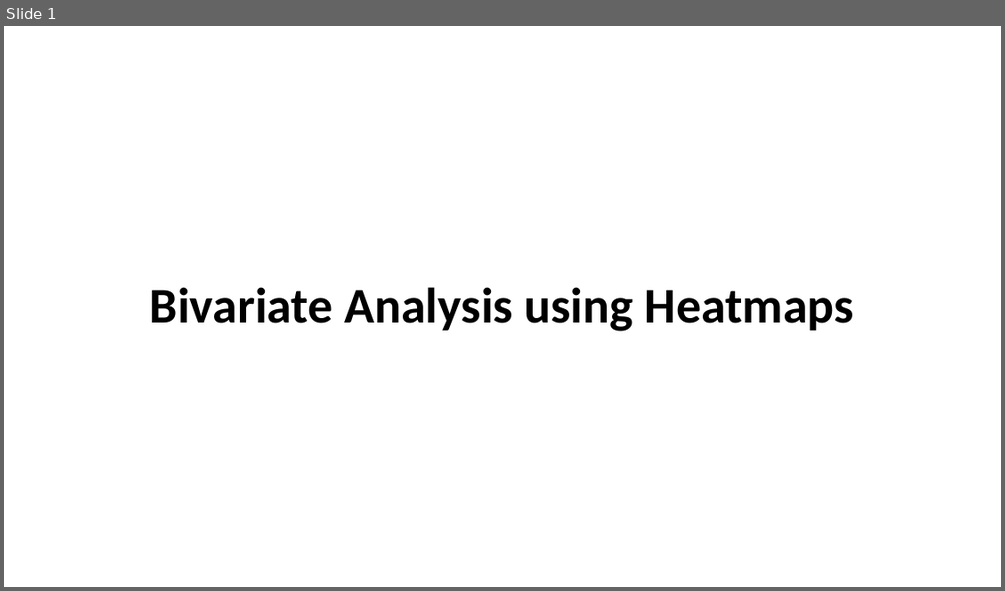
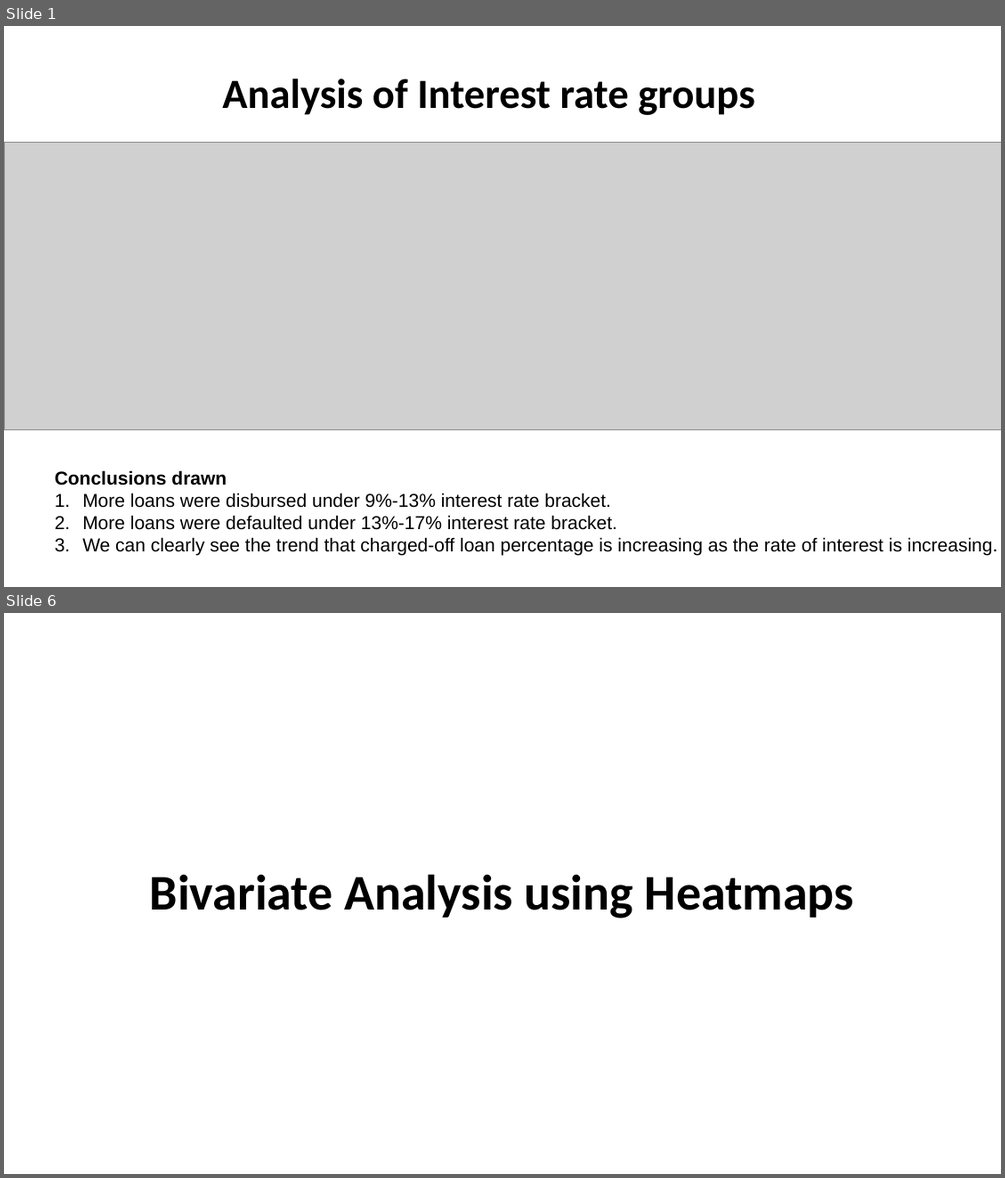
Before and after one commit to karthikgadepalli/LendingClubCaseStudy, a slide deck: Radhika_Karthik_LendingClubCaseStudyAnalysis.pptx. Shown one above the other, each under a label of ours: slide 1 before the commit, slides 1 and 6 after it; the slides between them are not shown. The pictures are 1005x591 and 1005x1178 pixels, drawn with LibreOffice and Linux fonts; fonts in the diff are those of the drawing; grey boxes stand for pictures. Boxes give left, top, right and bottom in pixels: in the first picture for what was removed or moved away, otherwise in the second. Text is boxed around its words. In the diff, an @@ line names an element or a change of style, - is before the commit and + after.

Commit message:
Added analysis of continuous variables using binning

```diff
--- a/Radhika_Karthik_LendingClubCaseStudyAnalysis.pptx
+++ b/Radhika_Karthik_LendingClubCaseStudyAnalysis.pptx
@@ slide 1 added at [4, 26, 1001, 587], background #FFFFFF @@
@@ text added at [222, 79, 755, 115], 40 pt, text #000000, bold @@
+Analysis of Interest rate groups
@@ picture added at [4, 142, 1001, 429] @@
@@ text added at [55, 470, 997, 556], 18 pt, text #000000 @@
+Conclusions drawn
+1. More loans were disbursed under 9%-13% interest rate bracket.
+2. More loans were defaulted under 13%-17% interest rate bracket.
+3. We can clearly see the trend that charged-off loan percentage is increasing as the rate of interest is increasing.
@@ what was slide 1 is now slide 6 @@
```
Also in this commit, not shown: 4 other slides added.
